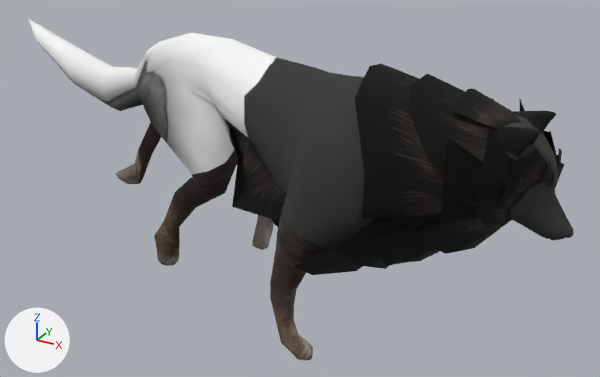
The OBJ model models/wolfrunning/wolf_running_000004.obj, before and after one commit.
One viewpoint serves both versions: a 50 mm lens placed at (0.613, -1.079, 0.813), pointed at (-0.001, 0.037, 0.255). Arrows for +X, +Y and +Z are at lower left; the lights stay in place. Where no turn or scale is listed for an object, it has been applied to the vertices. Vertices at the same position are counted once.

The older version as bpy lines, for what is in view:
```python
me_wolf1_material__wolf_col_tga_0 = bpy.data.meshes.new('Wolf1_Material__wolf_col_tga_0')
me_wolf1_material__wolf_col_tga_0.from_pydata(...)  # 892 vertices, 1772 faces; spans x -0.548..0.449, y -0.104..0.11, z -0.01..0.505
me_wolf1_material__wolf_col_tga_0.materials.append(mat_wolf_1)  # picture img_material__wolf_col_tga_diffuse_jpeg
me_wolf2_fur__fella3_jpg_001_0_wolf2_fur__fella3_jpg_001_0_001 = bpy.data.meshes.new('Wolf2_fur__fella3_jpg_001_0_Wolf2_fur__fella3_jpg_001_0.001')
me_wolf2_fur__fella3_jpg_001_0_wolf2_fur__fella3_jpg_001_0_001.from_pydata(...)  # 217 vertices, 172 faces; spans x -0.134..0.419, y -0.117..0.132, z 0.149..0.492
me_wolf2_fur__fella3_jpg_001_0_wolf2_fur__fella3_jpg_001_0_001.materials.append(mat_wolf_fur)  # picture img_fur_col_20_png
ob_wolf1_material__wolf_col_tga_0 = bpy.data.objects.new('Wolf1_Material__wolf_col_tga_0', me_wolf1_material__wolf_col_tga_0)
ob_wolf1_material__wolf_col_tga_0.location = (0.0, 0.0, 0.0)
ob_wolf2_fur__fella3_jpg_001_0_wolf2_fur__fella3_jpg_001_0_001 = bpy.data.objects.new('Wolf2_fur__fella3_jpg_001_0_Wolf2_fur__fella3_jpg_001_0.001', me_wolf2_fur__fella3_jpg_001_0_wolf2_fur__fella3_jpg_001_0_001)
ob_wolf2_fur__fella3_jpg_001_0_wolf2_fur__fella3_jpg_001_0_001.location = (0.0, 0.0, 0.0)
```
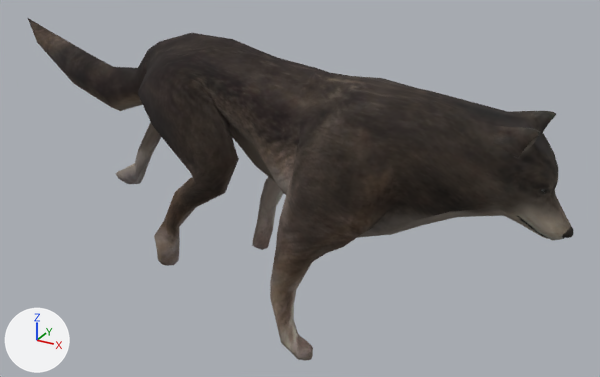
Changed parts and their boxes (x1, y1, x2, y2) in the pictures (600 x 377 px):
'Wolf2_fur__fella3_jpg_001_0_Wolf2_fur__fella3_jpg_001_0.001', deleted (black): before (223, 64, 564, 275)
part 1 of me_wolf1_material__wolf_col_tga_0, surface changed: (28, 18, 573, 361) in both

The change, as a list of edits to the scene's bpy script:
```text
Change me_wolf1_material__wolf_col_tga_0:
    where me_wolf1_material__wolf_col_tga_0.from_pydata(...)  # 892 vertices, 1772 faces; spans x -0.548..0.449, y -0.104..0.11, z -0.01..0.505
    used by ob_wolf1_material__wolf_col_tga_0; location = (0.0, 0.0, 0.0)
    me_wolf1_material__wolf_col_tga_0 part 1: texture (UV) coordinates of 1772 of 1772 faces, centred in x -0.529..0.448, y -0.101..0.108, z -0.008..0.502, changed; they spanned u 0.02..0.98, v 0.01..0.98 and now span u 0.02..0.98, v 0.5..0.99
Remove ob_wolf2_fur__fella3_jpg_001_0_wolf2_fur__fella3_jpg_001_0_001:
    ob_wolf2_fur__fella3_jpg_001_0_wolf2_fur__fella3_jpg_001_0_001 = bpy.data.objects.new('Wolf2_fur__fella3_jpg_001_0_Wolf2_fur__fella3_jpg_001_0.001', me_wolf2_fur__fella3_jpg_001_0_wolf2_fur__fella3_jpg_001_0_001)
    ob_wolf2_fur__fella3_jpg_001_0_wolf2_fur__fella3_jpg_001_0_001.location = (0.0, 0.0, 0.0)
```
